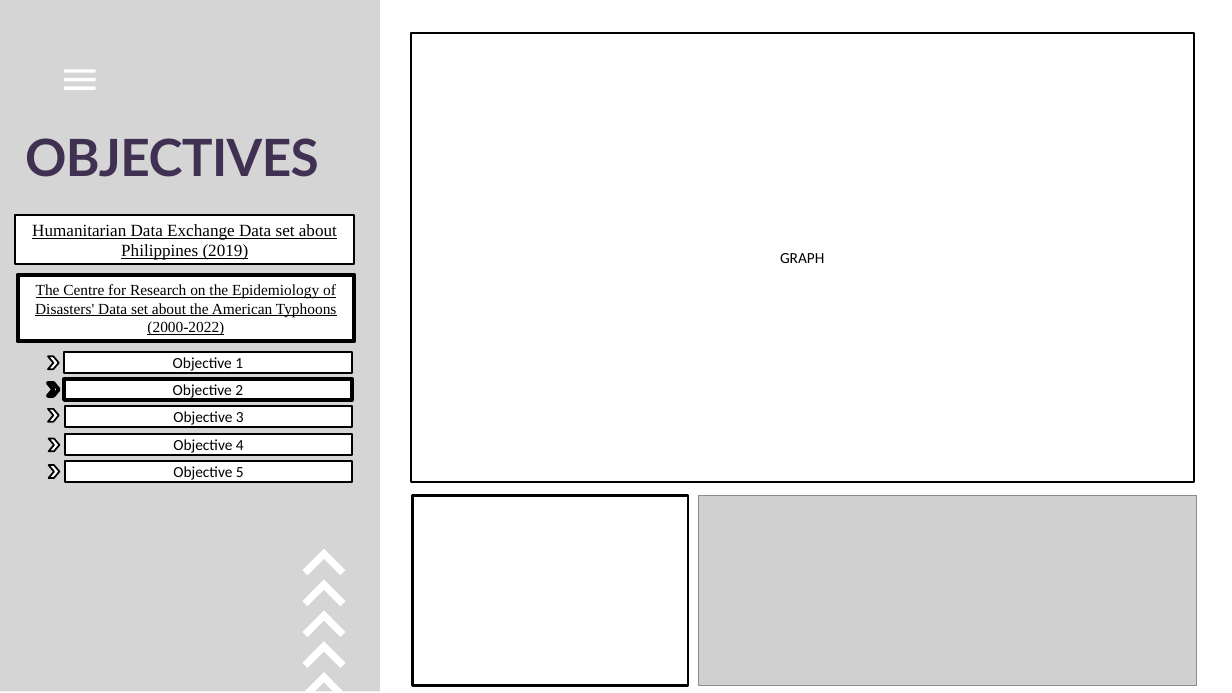
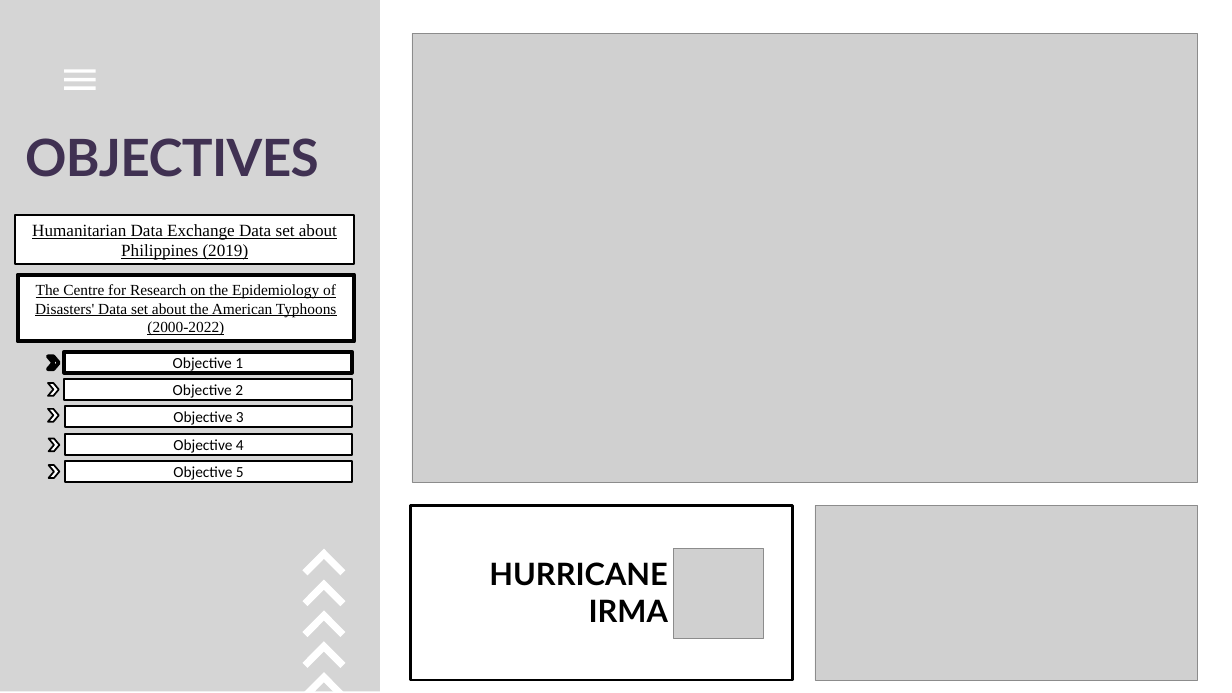
Before and after one commit to GEA960/ITBA-3207_TeamTyphoonAnalysts, a slide deck: slide 16 of Final PPT presentation.pptx (slide 20 before the commit). Drawn at 1232x693 pixels with LibreOffice and Linux fonts; fonts in the diff are those of the drawing; grey boxes stand for pictures. Boxes give left, top, right and bottom in pixels: in the first picture for what was removed or moved away, otherwise in the second. Text is boxed around its words. In the diff, an @@ line names an element or a change of style, - is before the commit and + after.

```diff
--- a/Final PPT presentation.pptx
+++ b/Final PPT presentation.pptx
@@ rectangle removed at box(411, 33, 1194, 482) @@
-GRAPH
@@ picture added at box(412, 33, 1197, 482) @@
@@ chevron at box(48, 356, 59, 369): outline #000000 2 pt to #000000 4.5 pt @@
@@ chevron at box(48, 383, 59, 396): outline #000000 4.5 pt to #000000 2 pt @@
@@ rectangle: place and size @@
-rectangle at box(413, 495, 688, 685)
+rectangle at box(411, 506, 793, 680)
@@ picture: place and size @@
-picture at box(698, 495, 1196, 685)
+picture at box(815, 506, 1197, 680)
@@ text added at box(489, 562, 668, 622), 36 pt, text #000000, bold @@
+HURRICANE
+IRMA
@@ picture added at box(674, 549, 764, 639) @@
```
Also in this commit, not shown: 5 other slides changed, 6 slides removed.
